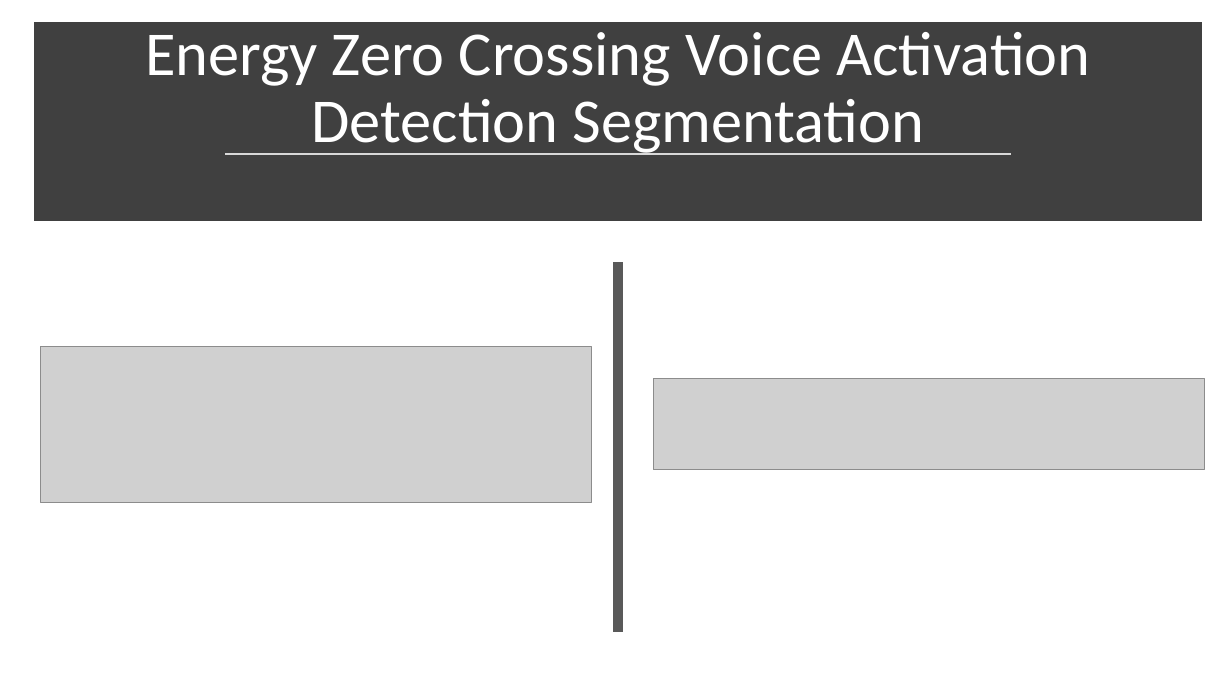
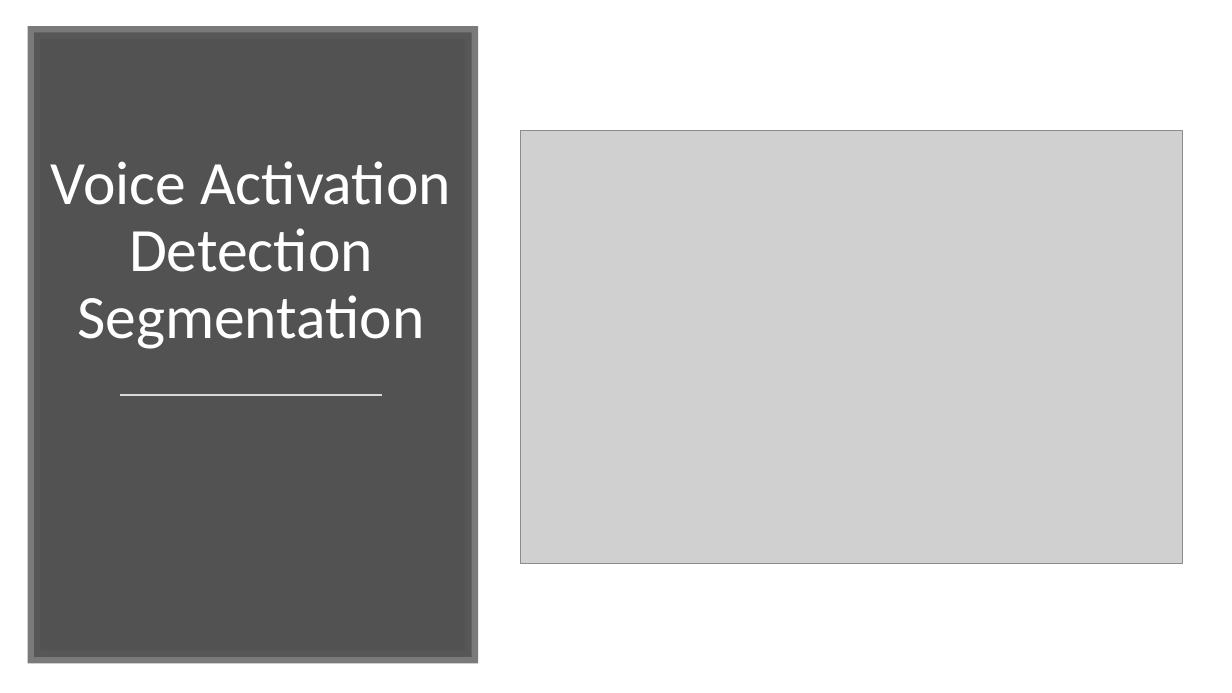
Before and after one commit to vkoil/pempheris-adspersa-alphabetisation, a slide deck: slide 5 of Bigeye Vocalisation.pptx (slide 2 before the commit). Drawn at 1232x693 pixels with LibreOffice and Linux fonts; fonts in the diff are those of the drawing; grey boxes stand for pictures. Boxes give left, top, right and bottom in pixels: in the first picture for what was removed or moved away, otherwise in the second. Text is boxed around its words. In the diff, an @@ line names an element or a change of style, - is before the commit and + after.

```diff
--- a/Bigeye Vocalisation.pptx
+++ b/Bigeye Vocalisation.pptx
@@ rectangle removed at <box>40,29,1196,215</box> @@
@@ rectangle added at <box>34,32,472,657</box>, fill #404040 at 90% opacity, outline #595959 10 pt @@
@@ picture added at <box>521,131,1184,564</box> @@
@@ title at <box>51,161,451,349</box>: text changed; size 48.6 to 48 pt @@
-Energy Zero Crossing Voice Activation Detection Segmentation
+Voice Activation Detection Segmentation
@@ line removed from (226, 153) to (1011, 153) @@
@@ line removed from (618, 262) to (618, 632) @@
@@ picture removed at <box>40,347,592,503</box> @@
@@ picture removed at <box>653,379,1205,470</box> @@
@@ line added from (120, 396) to (382, 396), #D9D9D9 1.75 pt @@
```
Also in this commit, not shown: 1 other slide changed, 3 slides added, 2 slides removed.
